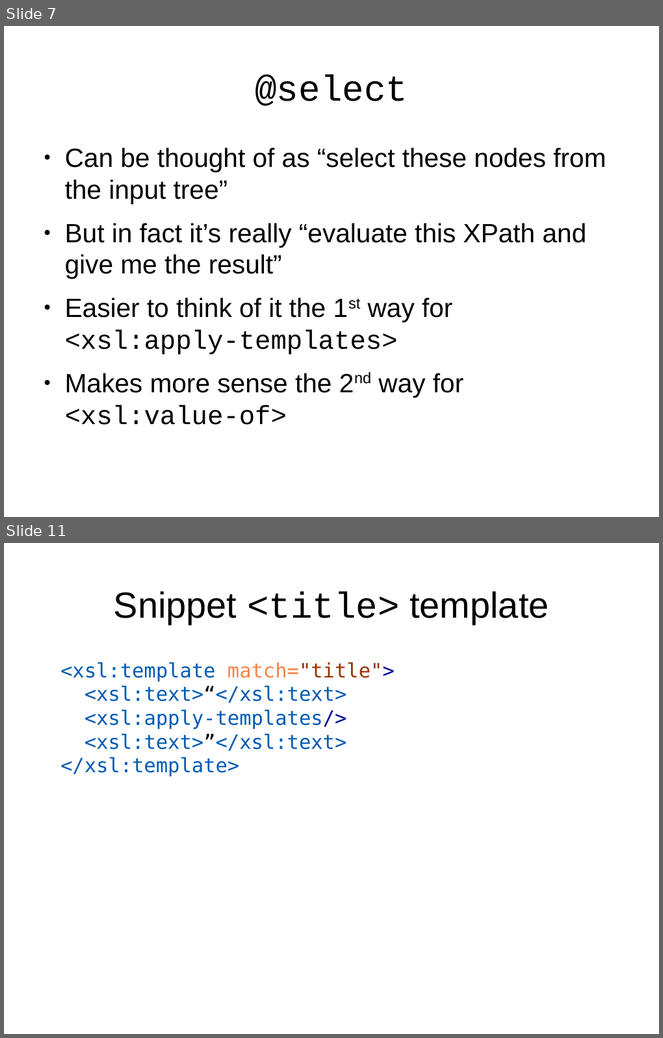
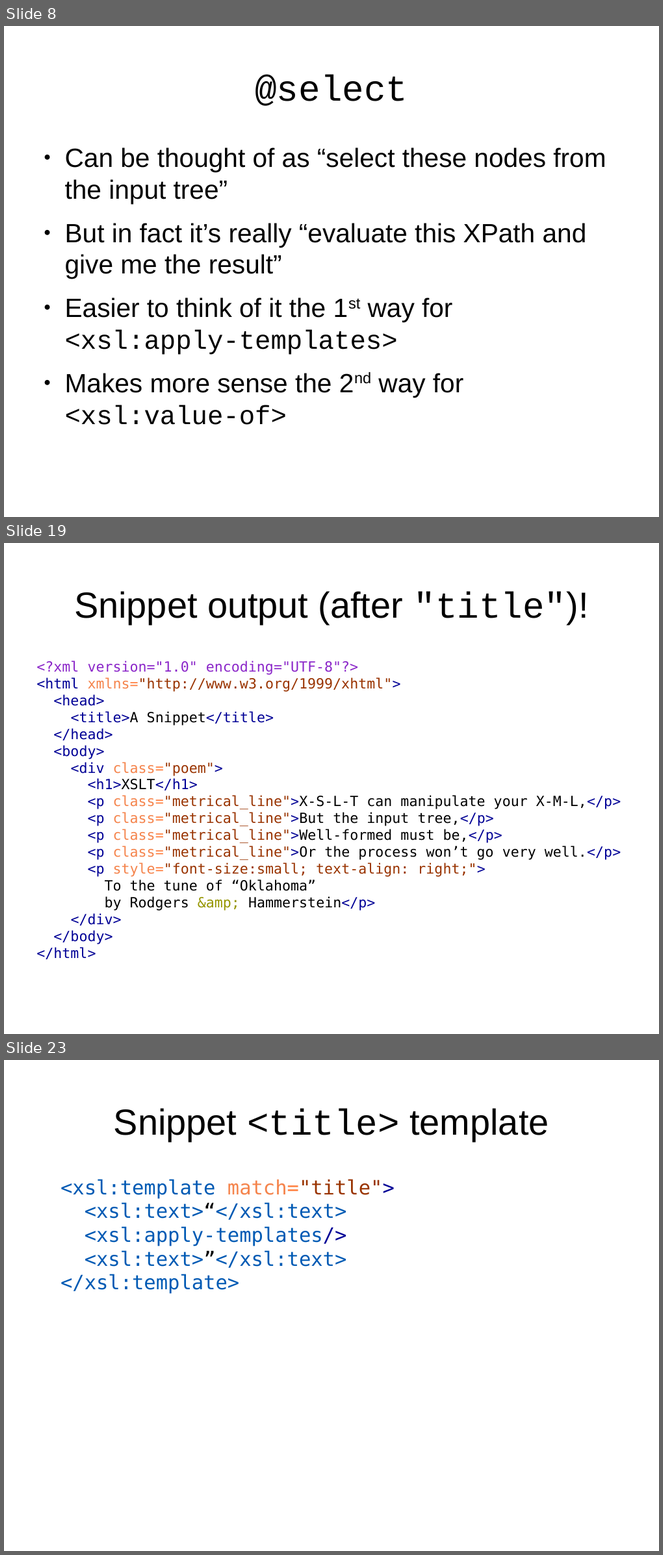
Before and after one commit to martindholmes/XSLT_workshops, a slide deck: intro/presentations/06_processing_model.odp. Shown one above the other, each under a label of ours: slides 7 and 11 before the commit, slides 8, 19 and 23 after it; the slides between them are not shown. The pictures are 663x1038 and 663x1555 pixels, drawn with LibreOffice and Linux fonts; fonts in the diff are those of the drawing. Boxes give left, top, right and bottom in pixels: in the first picture for what was removed or moved away, otherwise in the second. Text is boxed around its words. In the diff, an @@ line names an element or a change of style, - is before the commit and + after.

```diff
--- a/intro/presentations/06_processing_model.odp
+++ b/intro/presentations/06_processing_model.odp
@@ slide 19 added at bbox=[4, 543, 659, 1034], background #FFFFFF @@
@@ title added at bbox=[74, 591, 589, 626], 44 pt, text #000000 @@
+Snippet output (after "title")!
@@ text added at bbox=[36, 661, 621, 960], 17 pt, text #000000 @@
+<?xml version="1.0" encoding="UTF-8"?>
+<html xmlns="http://www.w3.org/1999/xhtml">
+<head>
+<title>A Snippet</title>
+</head>
+<body>
+<div class="poem">
+<h1>XSLT</h1>
+<p class="metrical_line">X-S-L-T can manipulate your X-M-L,</p>
+<p class="metrical_line">But the input tree,</p>
+<p class="metrical_line">Well-formed must be,</p>
+<p class="metrical_line">Or the process won’t go very well.</p>
+<p style="font-size:small; text-align: right;">
+To the tune of “Oklahoma”
+by Rodgers &amp; Hammerstein</p>
+</div>
+</body>
+</html>
@@ what was slide 7 is now slide 8 @@
@@ what was slide 11 is now slide 23 @@
```
Also in this commit, not shown: 4 slides changed, 11 other slides added, 1 other file.
